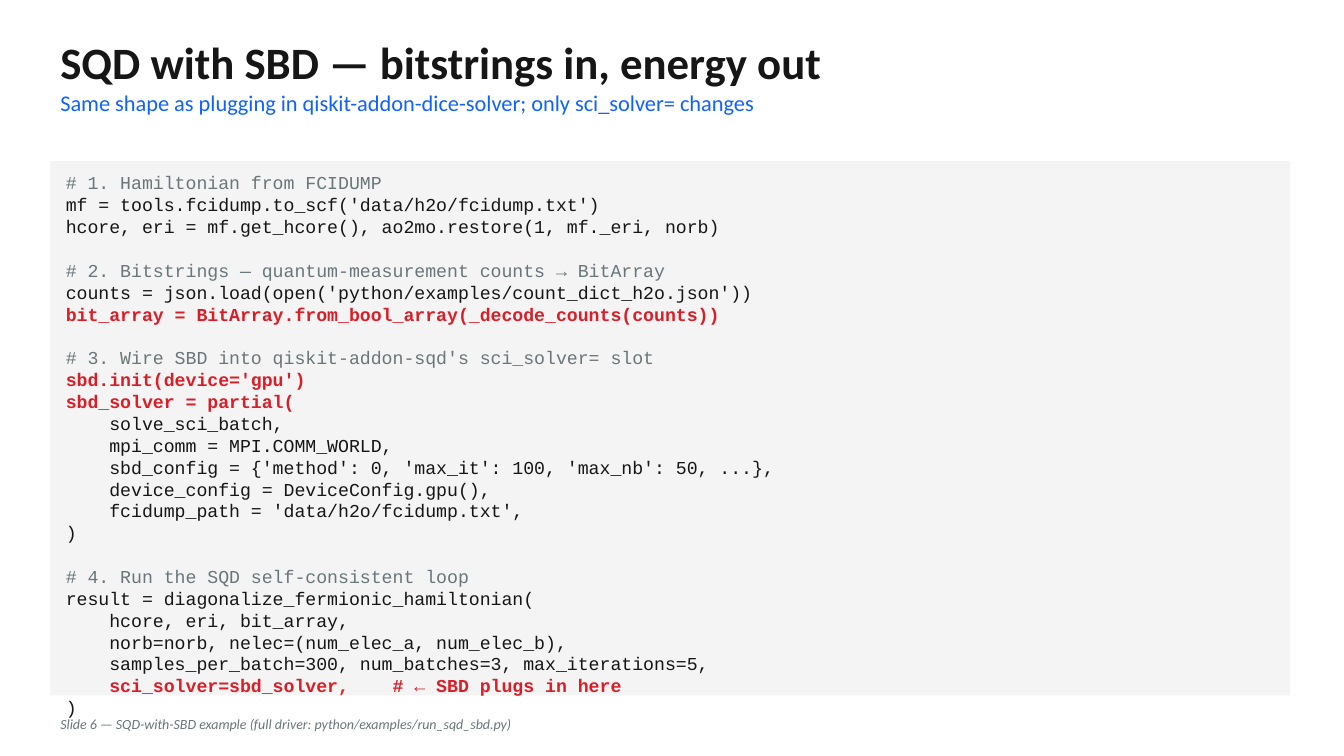
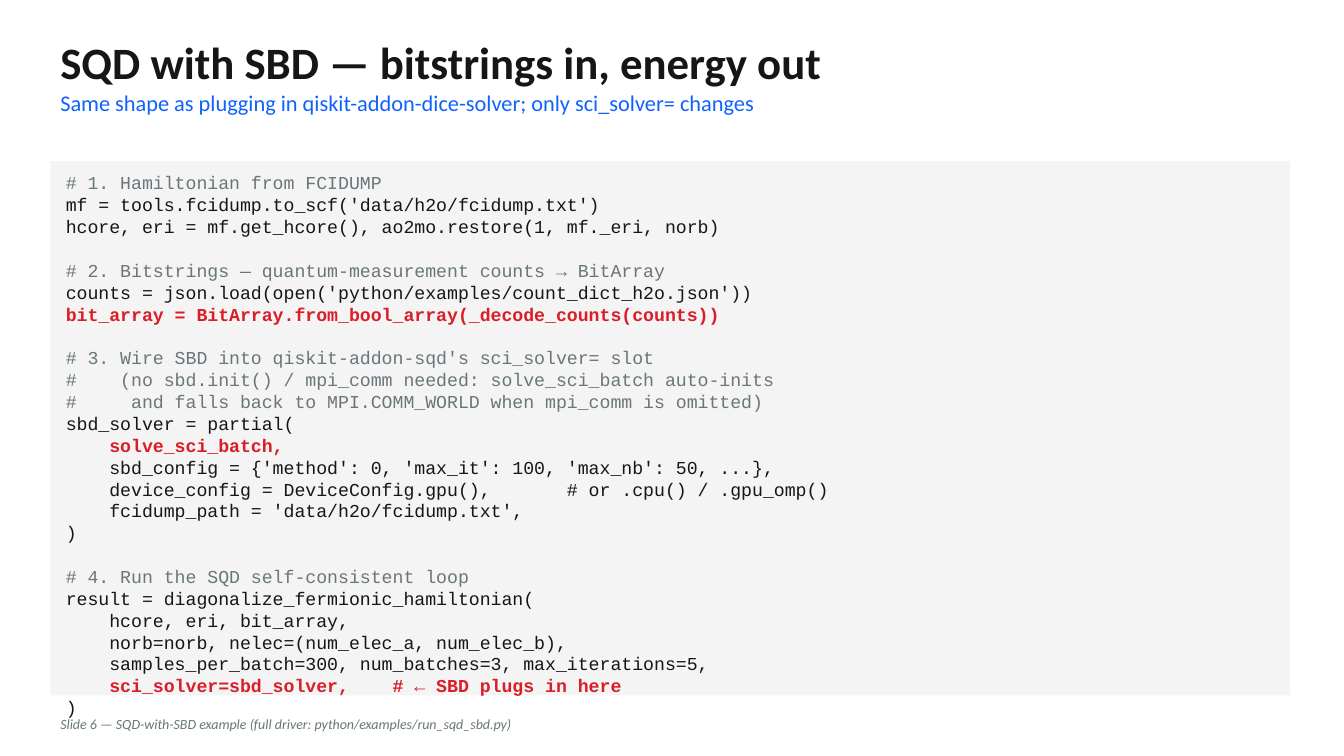
Before and after one commit to hfwen0502/sbd, a slide deck: slide 6 of .github/SBD_PYTHON_DECK.pptx. Drawn at 1344x756 pixels with LibreOffice and Linux fonts; fonts in the diff are those of the drawing. Boxes give left, top, right and bottom in pixels: in the first picture for what was removed or moved away, otherwise in the second. Text is boxed around its words. In the diff, an @@ line names an element or a change of style, - is before the commit and + after.

```diff
--- a/.github/SBD_PYTHON_DECK.pptx
+++ b/.github/SBD_PYTHON_DECK.pptx
@@ text at [120,374,774,412]: text changed; text colour #DA1E28 to #69767A; bold off @@
-sbd.init(device='gpu')
+# (no sbd.init() / mpi_comm needed: solve_sci_batch auto-inits
+# and falls back to MPI.COMM_WORLD when mpi_comm is omitted)
@@ text at [66,417,294,456]: text colour #DA1E28 to #161616, bold off in "sbd_solver = partial("; text colour #161616 to #DA1E28, bold on in "solve_sci_batch," @@
@@ text at [109,439,392,456]: paragraph removed @@
-mpi_comm = MPI.COMM_WORLD,
@@ text at [109,483,828,500]: text changed @@
-device_config = DeviceConfig.gpu(),
+device_config = DeviceConfig.gpu(), # or .cpu() / .gpu_omp()
```
Also in this commit, not shown: 1 other slide changed, 2 other files.
